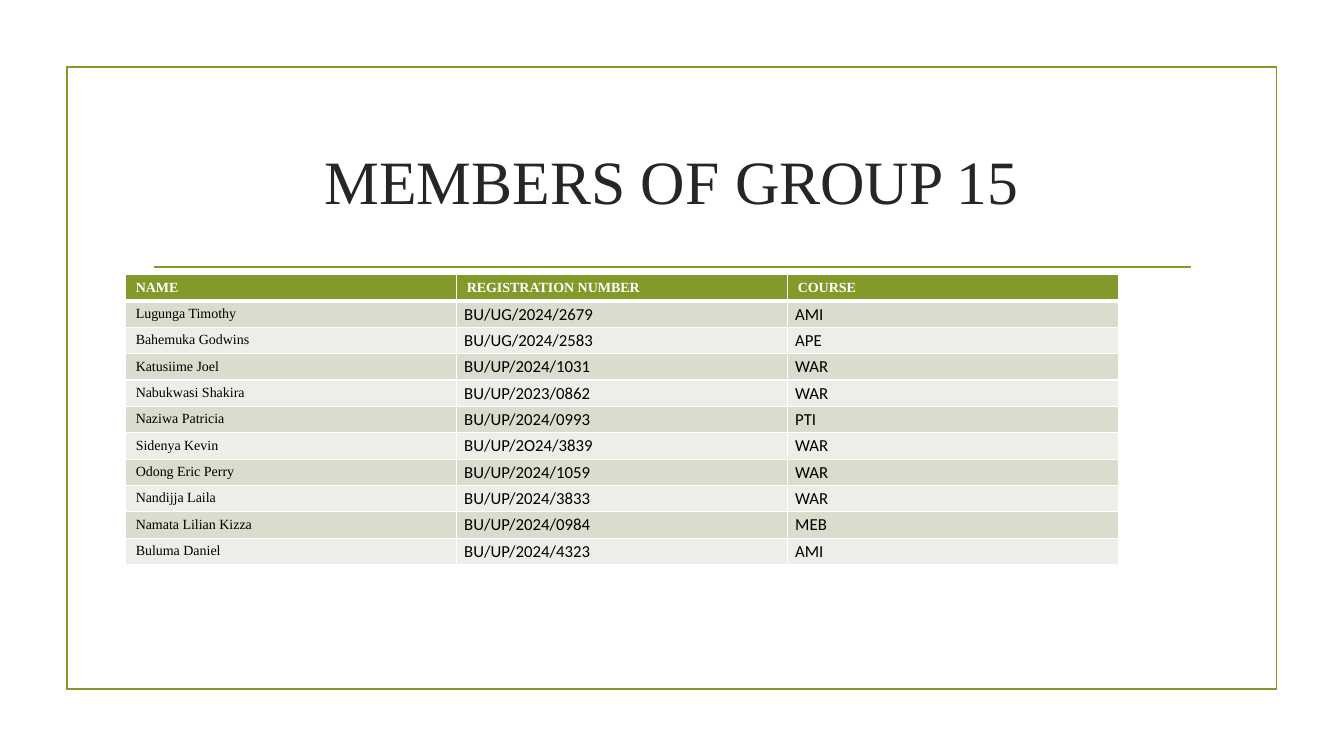
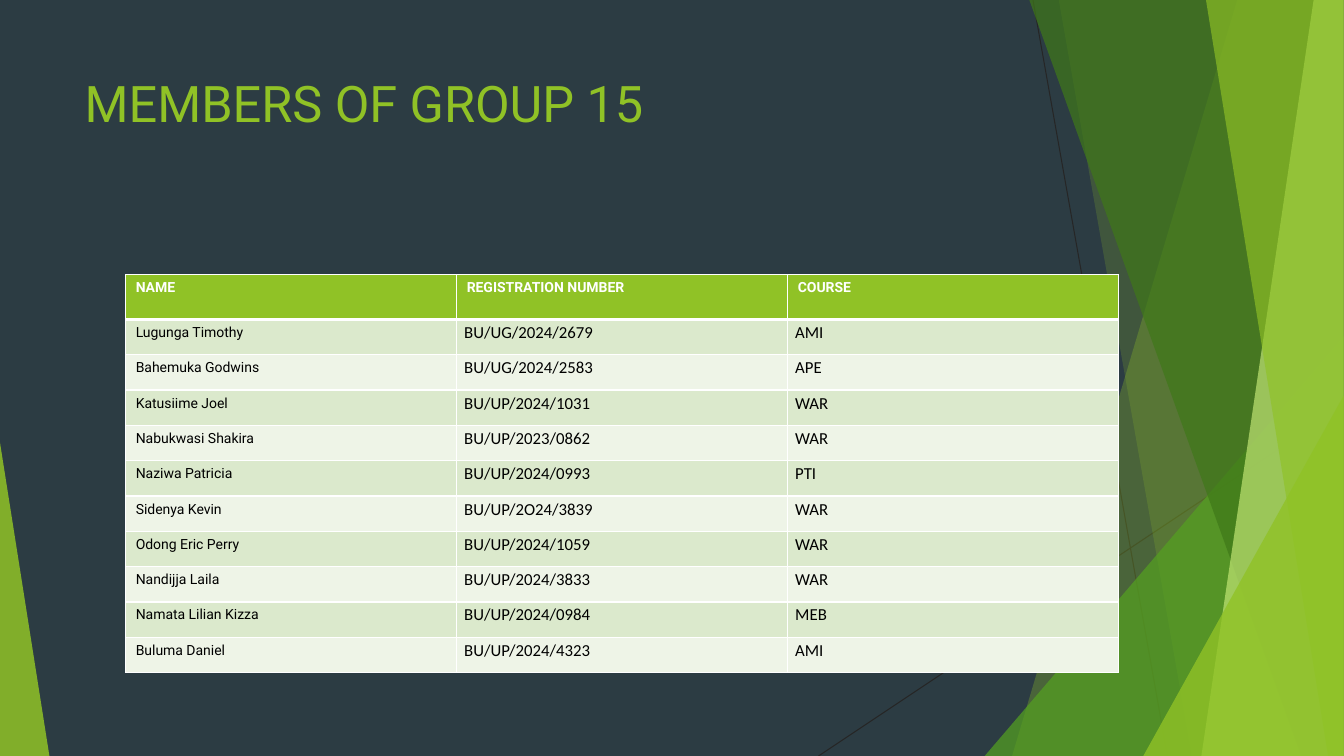
Before and after one commit to Dan256-ami/Buluma-Daniel-, a slide deck: slide 2 of MATLAB GROUP 15.pptx. Drawn at 1344x756 pixels with LibreOffice and Linux fonts; fonts in the diff are those of the drawing; background and template pictures are left out. Boxes give left, top, right and bottom in pixels: in the first picture for what was removed or moved away, otherwise in the second. Text is boxed around its words. In the diff, an @@ line names an element or a change of style, - is before the commit and + after.

```diff
--- a/MATLAB GROUP 15.pptx
+++ b/MATLAB GROUP 15.pptx
@@ background picture (left out) to #2C3C43 @@
@@ rectangle removed at (x1=67, y1=68, x2=1276, y2=690) @@
@@ title "MEMBERS OF GROUP 15" moved from (x1=325, y1=163, x2=1019, y2=205) to (x1=85, y1=86, x2=644, y2=123) @@
@@ title "MEMBERS OF GROUP 15" at (x1=85, y1=86, x2=644, y2=123): size 44 to 36 pt, font Times New Roman to Roboto, text colour #262626 to #90C226; alignment centre to left; vertical alignment middle to top @@
@@ line removed from (154, 267) to (1191, 267) @@
@@ table at (x1=126, y1=274, x2=1118, y2=673) @@
@@ fill #83992A to #90C226 in row 1 @@
@@ fill #D9DECD to #DBE9CD in 15 cells @@
@@ fill #EDEFE8 to #EEF4E8 in 15 cells @@
@@ font Times New Roman to Roboto in "NAME", "REGISTRATION NUMBER", "COURSE", "Lugunga Timothy" and 9 more places @@
@@ group added at (x1=0, y1=0, x2=1344, y2=756): 5 freeform shapes, 3 triangles, 2 lines @@
```
Also in this commit, not shown: 2 other slides changed, 27 slides added, 17 slides removed.
